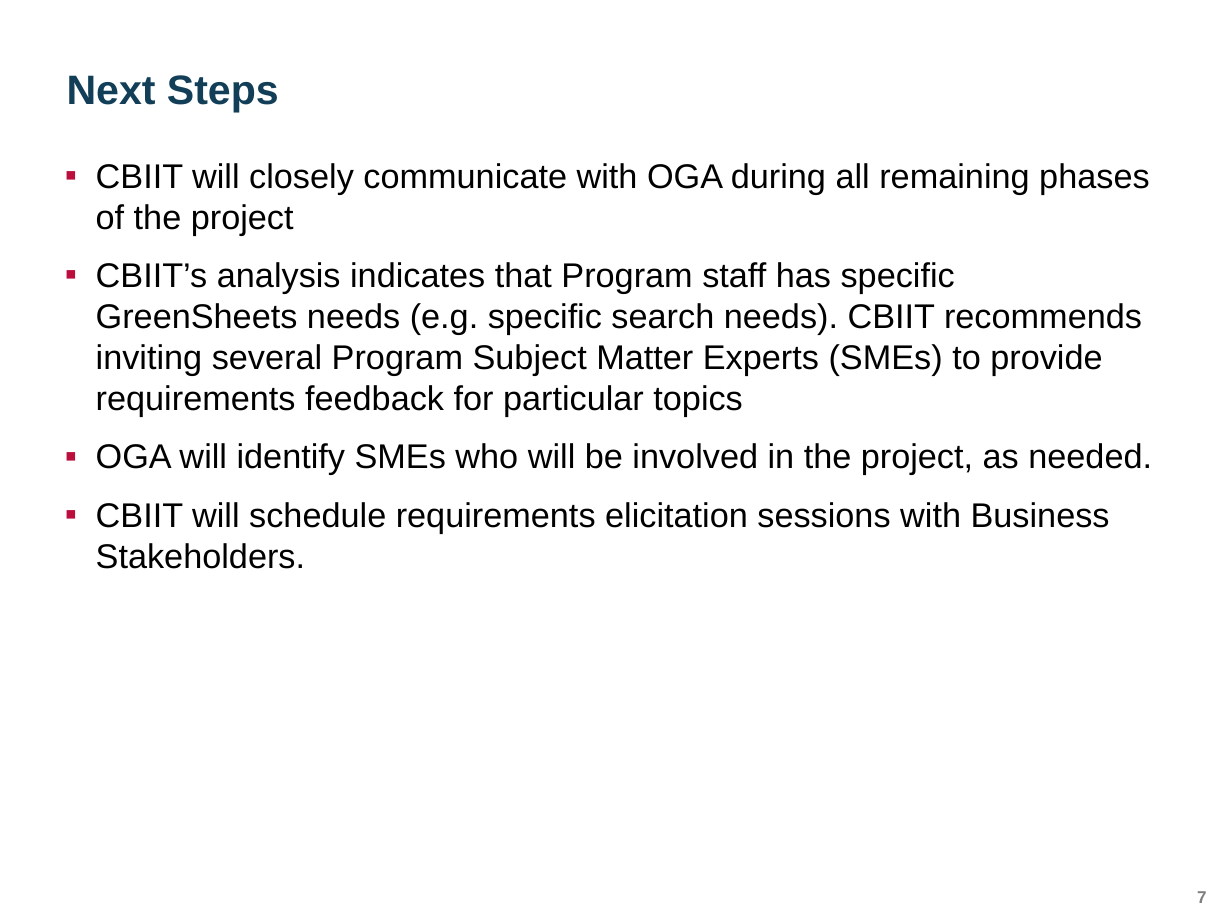
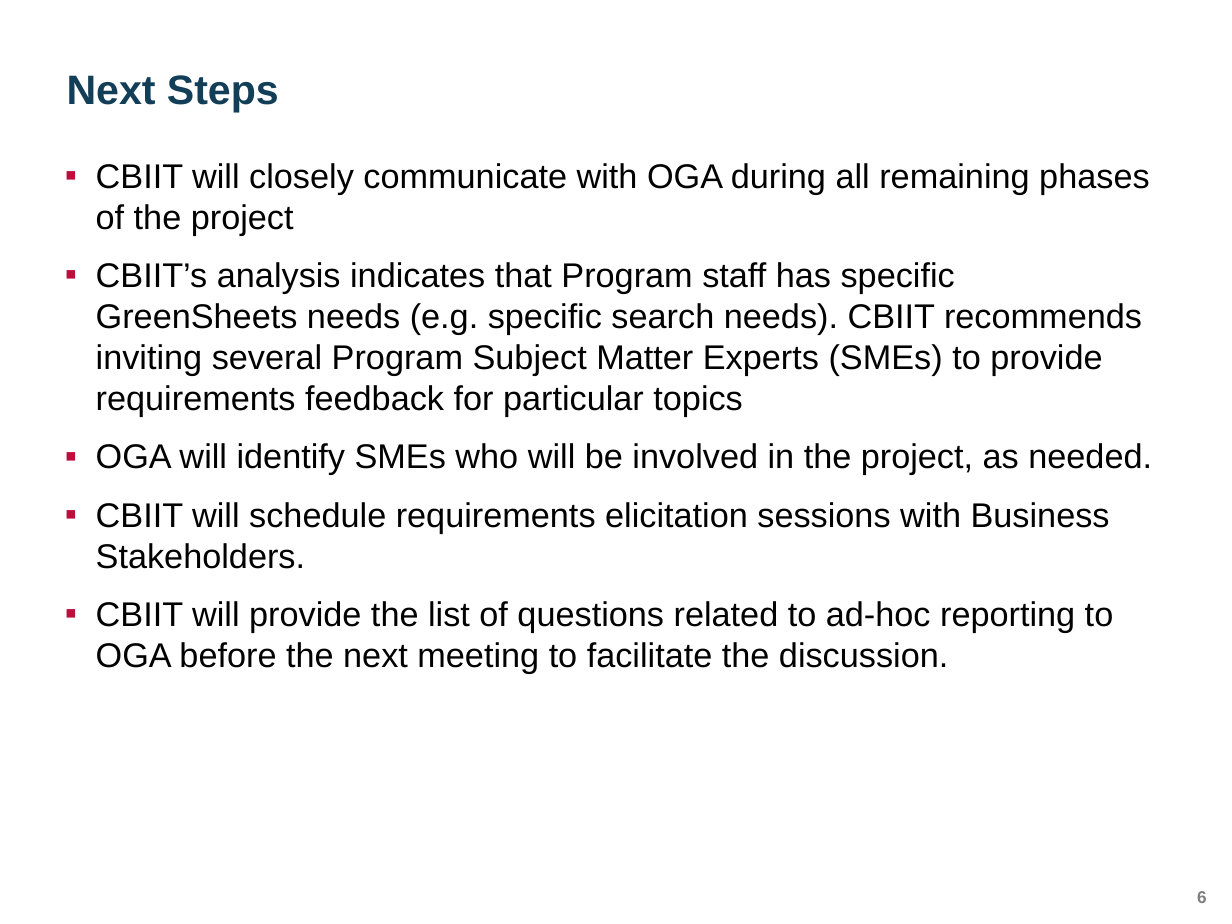
Before and after one commit to yaoh4/greensheets_classic, a slide deck: slide 6 of Requirements/Presentations/GreenSheets OGA presentation_version 2.pptx (slide 7 before the commit). Drawn at 1232x924 pixels with LibreOffice and Linux fonts; fonts in the diff are those of the drawing; background and template pictures are left out. Boxes give left, top, right and bottom in pixels: in the first picture for what was removed or moved away, otherwise in the second. Text is boxed around its words. In the diff, an @@ line names an element or a change of style, - is before the commit and + after.

```diff
--- a/Requirements/Presentations/GreenSheets OGA presentation_version 2.pptx
+++ b/Requirements/Presentations/GreenSheets OGA presentation_version 2.pptx
@@ text at [96, 601, 1114, 674]: paragraph added @@
+    ▪ CBIIT will provide the list of questions related to ad-hoc reporting to OGA before the next meeting to facilitate the discussion.
@@ page number at [1197, 891, 1207, 903]: text changed @@
-7
+6
```
Also in this commit, not shown: 3 other slides changed, 1 slide removed.
